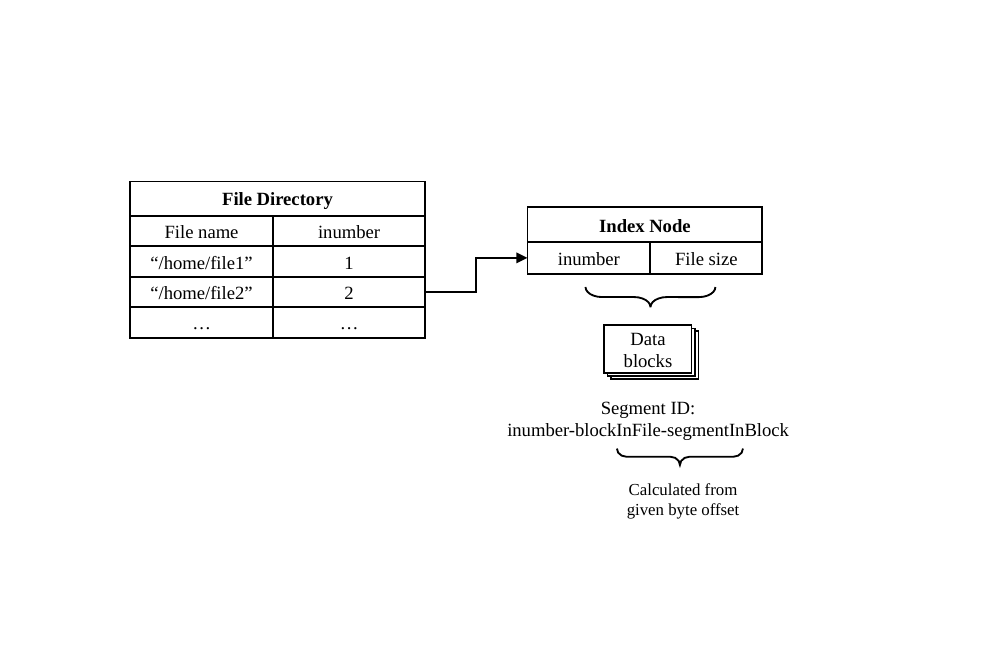
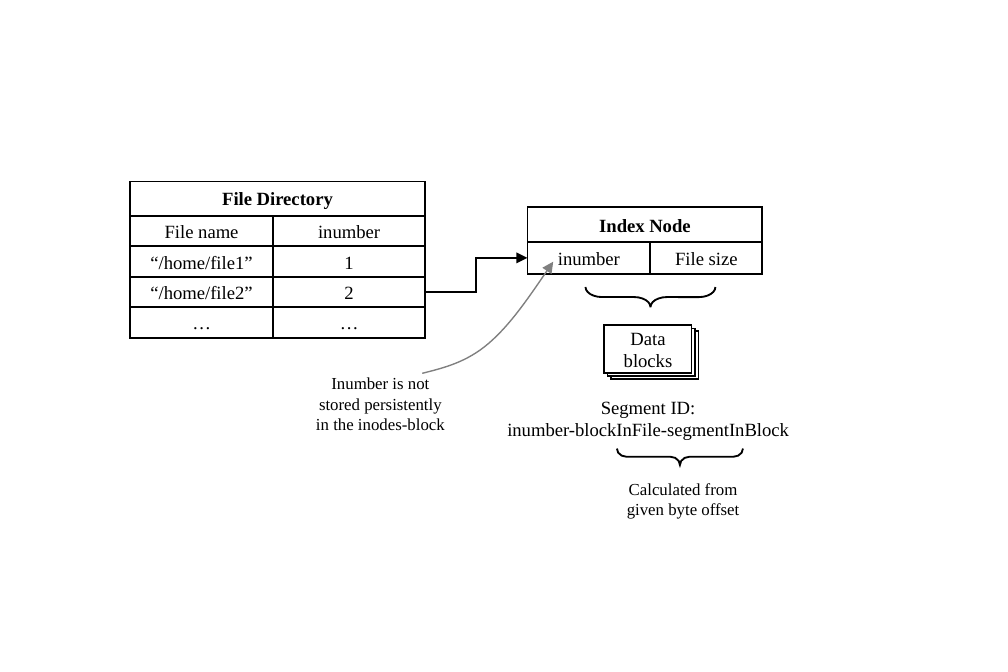
Before and after one commit to smash-bi/kawkab, a slide deck: slide 6 of docs/design/figures/fs-design.pptx. Drawn at 1008x672 pixels with LibreOffice and Linux fonts; fonts in the diff are those of the drawing. Boxes give left, top, right and bottom in pixels: in the first picture for what was removed or moved away, otherwise in the second. Text is boxed around its words. In the diff, an @@ line names an element or a change of style, - is before the commit and + after.

```diff
--- a/docs/design/figures/fs-design.pptx
+++ b/docs/design/figures/fs-design.pptx
@@ freeform shape added at [422, 262, 552, 374], outline #808080 0.75 pt @@
@@ text added at [316, 377, 445, 430], 9 pt, text #000000 @@
+Inumber is not stored persistently in the inodes-block
```
Also in this commit, not shown: 1 other slide changed, 1 slide added, 4 other files.
